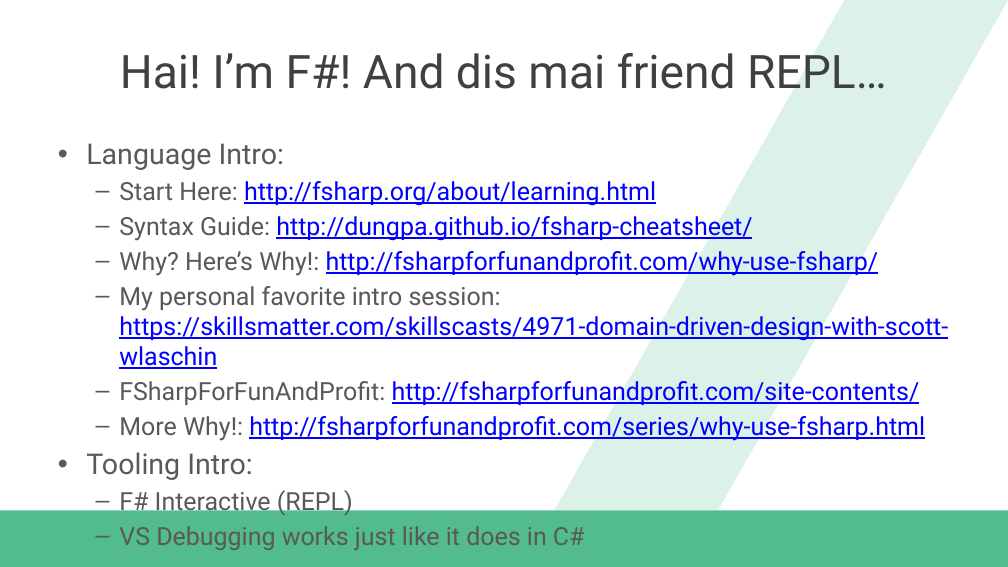
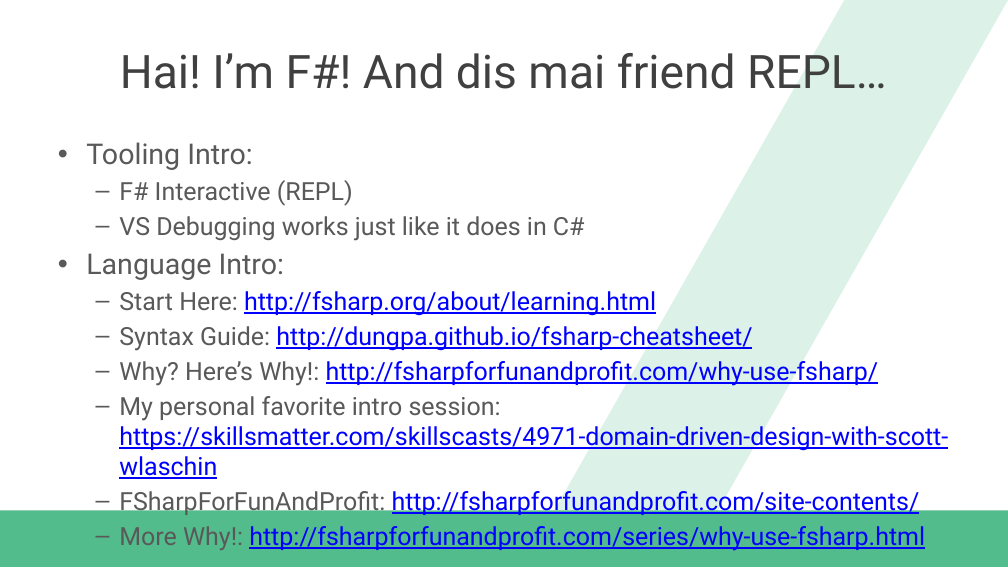
Before and after one commit to dannydwarren/FSharpXamarin, a slide deck: slide 7 of FSharpXamarin_Slides.pptx. Drawn at 1008x567 pixels with LibreOffice and Linux fonts; fonts in the diff are those of the drawing; background and template pictures are left out. Boxes give left, top, right and bottom in pixels: in the first picture for what was removed or moved away, otherwise in the second. Text is boxed around its words. In the diff, an @@ line names an element or a change of style, - is before the commit and + after.

```diff
--- a/FSharpXamarin_Slides.pptx
+++ b/FSharpXamarin_Slides.pptx
@@ text at [86, 142, 585, 241]: paragraphs added @@
+• Tooling Intro:
+  – F# Interactive (REPL)
+  – VS Debugging works just like it does in C#
@@ text at [86, 452, 585, 550]: paragraphs removed @@
-• Tooling Intro:
-  – F# Interactive (REPL)
-  – VS Debugging works just like it does in C#
```
Also in this commit, not shown: 4 other slides changed, 3 other files.
